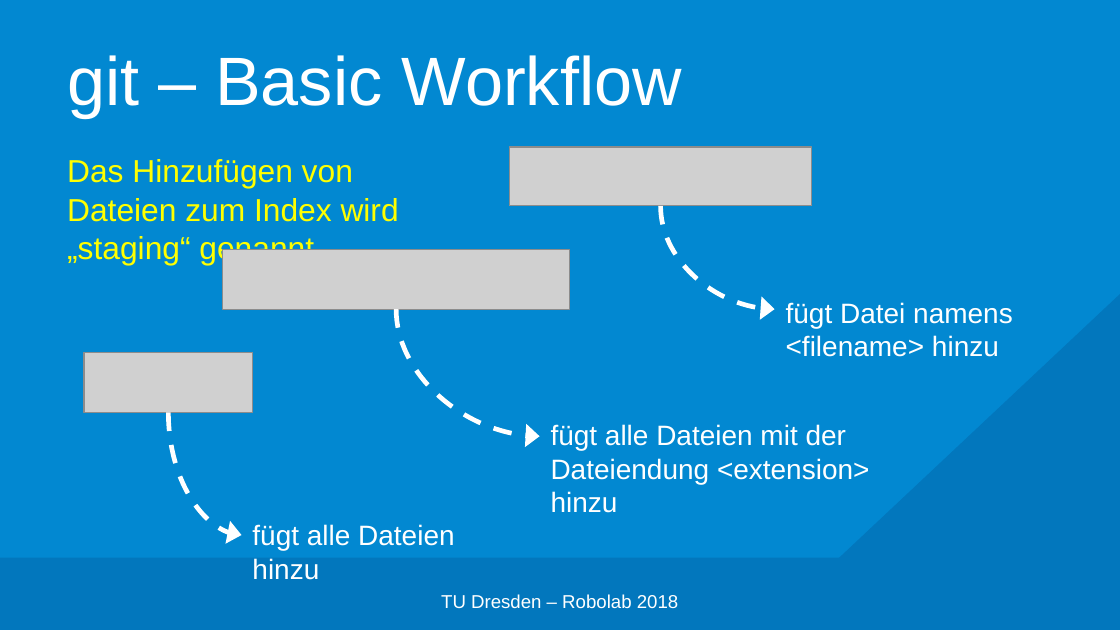
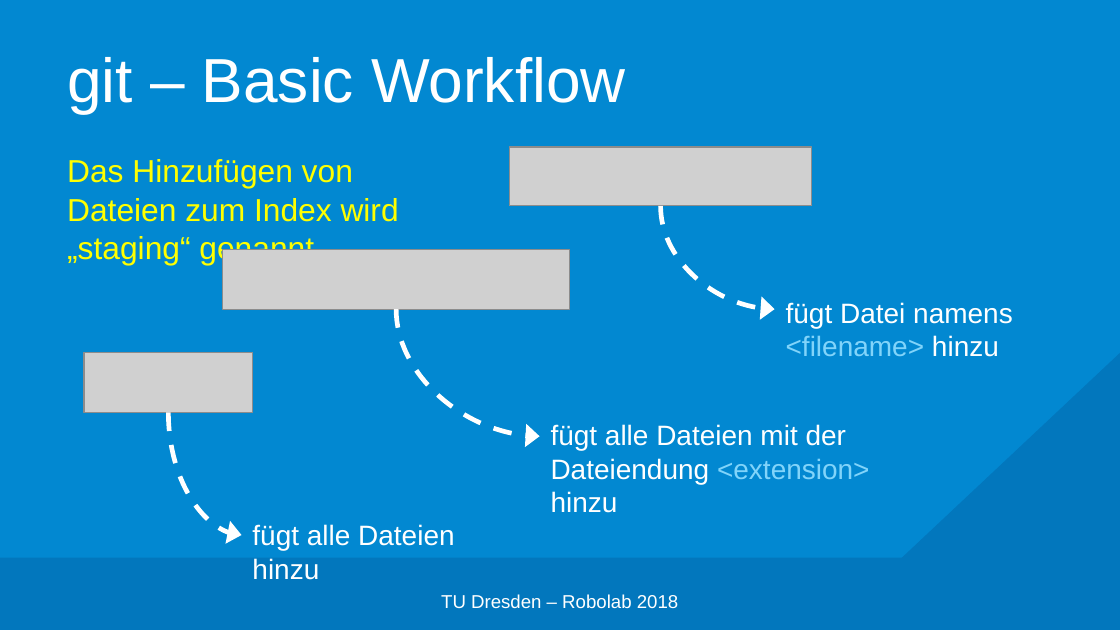
Before and after one commit to edisontrent1337/gitslides, a slide deck: slide 15 of Git.pptx. Drawn at 1120x630 pixels with LibreOffice and Linux fonts; fonts in the diff are those of the drawing; grey boxes stand for pictures; background and template pictures are left out. Boxes give left, top, right and bottom in pixels: in the first picture for what was removed or moved away, otherwise in the second. Text is boxed around its words. In the diff, an @@ line names an element or a change of style, - is before the commit and + after.

```diff
--- a/Git.pptx
+++ b/Git.pptx
@@ title "git – Basic Workflow" at <box>67,57,625,113</box>: size 44 to 40 pt @@
@@ right triangle: place and size @@
-right triangle at <box>405,0,1120,630</box>
+right triangle at <box>468,0,1120,630</box>
@@ text "fügt Datei namens <filename> hinzu" at <box>786,302,1013,357</box>: text colour #FFFFFF to #81D4FA in "<filename>" @@
@@ text "fügt alle Dateien mit der ..." at <box>551,424,869,513</box>: text colour #FFFFFF to #81D4FA in "<extension>" @@
```
Also in this commit, not shown: 18 other slides changed, 5 slides added.
